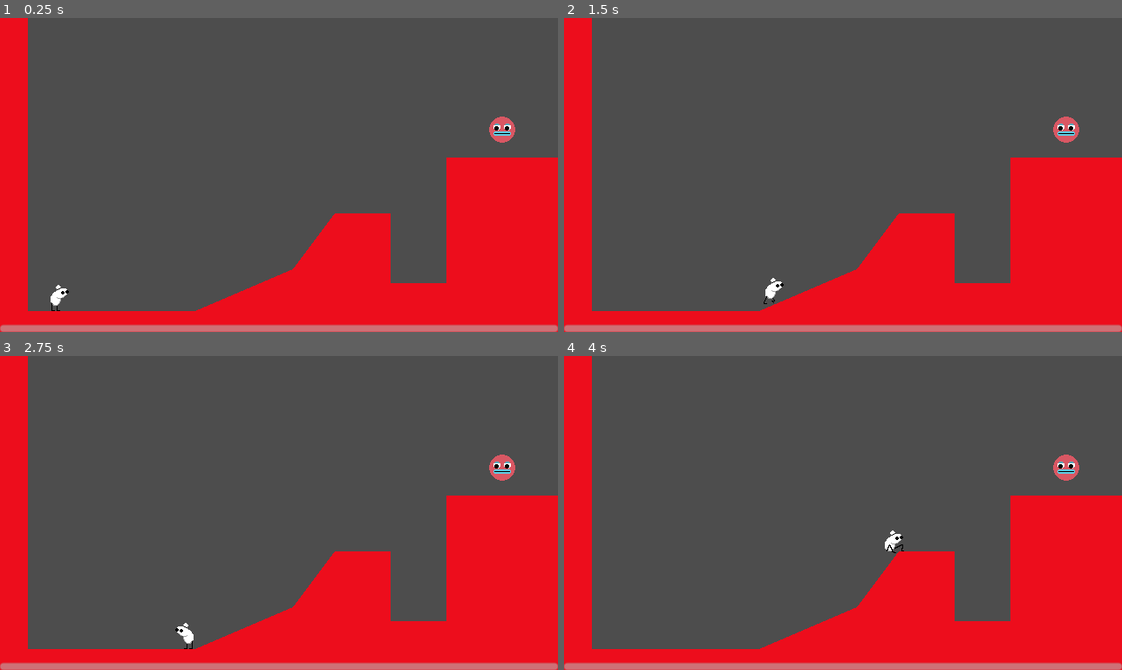
Above: before the commit, frames 1-4 (two rows, left to right).
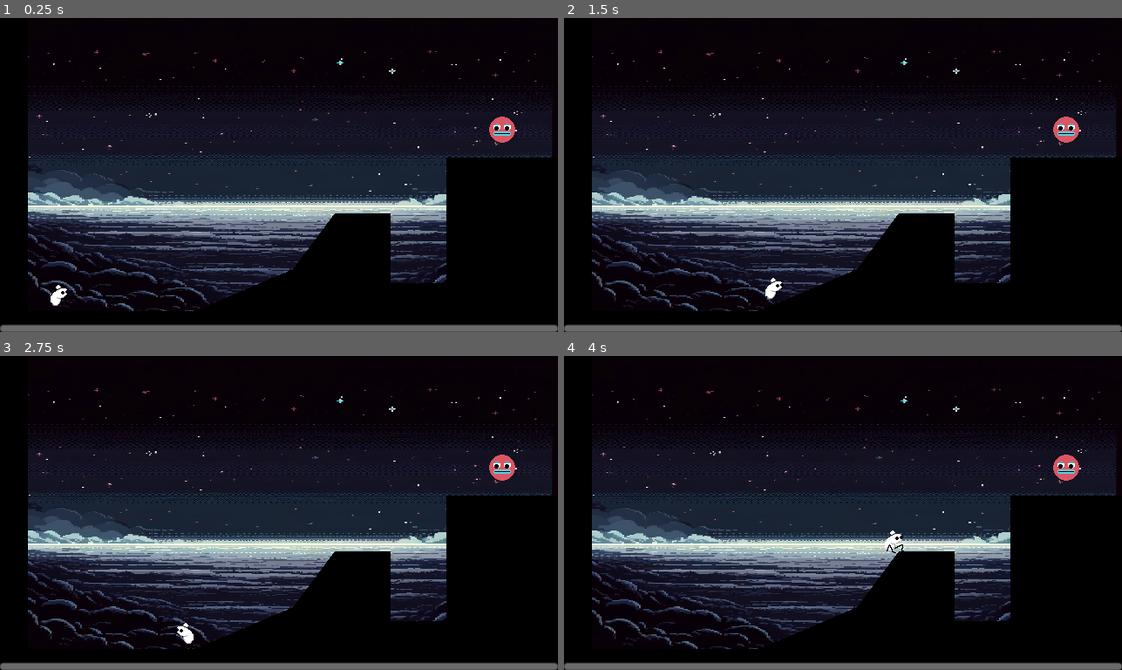
Above: after the commit, the same moments.

Repository: Amshaei/PracticePlatformer
Game: Godot game, scene res://world.tscn
The game is run twice, just before and just after one commit, with the same random seed, the same clock (stepped at 60 frames per second) and the same inputs.
Inputs:
- Up to frame 1 (0.25 s): no input
- Up to frame 2 (1.5 s): tap Enter (ui_accept) at 0.5, 0.77 s; hold Right (ui_right) from 0.53 s (still down)
- Up to frame 3 (2.75 s): tap Enter (ui_accept) at 1.52 s; release Right (ui_right) at 2.03 s; hold Left (ui_left) from 2.03 s (still down)
- Up to frame 4 (4 s): release Left (ui_left) at 2.78 s; hold Right (ui_right) from 2.78 s (still down); tap Enter (ui_accept) at 3.02, 3.77 s

The runs differ from the first frame. In frame 1, 99% of the frame differs, in the area x 0-100%, y 0-100%; in frame 2, 99%; in frame 3, 99%; in frame 4, 99%.

Commit message:
- refactored code - changed level switching functionality - added a background image

Diff:
--- a/LevelSwitch.gd
+++ b/LevelSwitch.gd
@@ -1,27 +1,35 @@
 extends Area2D
 
-# Add a Timer node to your scene and set its wait time to a very small value.
-@onready var timer = Timer.new()
-@onready var hud = get_tree().current_scene.get_node("Hud")
+var levels = []
+var current_level_index = 0
+
+@onready var current_level = $"../Start"
+@onready var player = $"../Player"
 
 func _ready():
-	add_child(timer)
 	var callable = Callable(self, "_on_body_entered")
 	connect("body_entered", callable)
 
+	var dir = DirAccess.open("res://levels/level_switching/")
+	if dir:
+		dir.list_dir_begin()
+		var file_name = dir.get_next()
+		while file_name != "":
+			if file_name.ends_with(".tscn"):
+				var level = {
+					"scene": load("res://levels/level_switching/" + file_name),
+					"player_position": Vector2(32, 0)  # replace with the desired player position
+				}
+				levels.append(level)
+			file_name = dir.get_next()
+
 func _on_body_entered(body):
 	if body.name == "Player":
-		timer.start(0.001)  # Start the timer
-		await timer.timeout  # Wait for the timer to timeout
-		var new_level_path = get_tree().current_scene.next_level
-		var new_level_resource = load(new_level_path)
-		if new_level_resource is PackedScene:
-			var new_level = new_level_resource.instantiate()
-			# Add the new level to the scene tree before getting the 'Hud' node.
-			get_tree().root.add_child(new_level)
-			# Get the 'Hud' node from the new level.
-			var hud = new_level.get_node("Hud")
-			# Initialize the 'Hud' node.
-			var current_scene = get_tree().current_scene
-			body.queue_free()  # Destroy the player
-			current_scene.queue_free()
+		if current_level_index < levels.size():
+			var level = levels[current_level_index]
+			var scene = level["scene"].instantiate()
+			current_level.queue_free()
+			get_tree().get_root().add_child(scene)
+			current_level = scene
+			player.position = level["player_position"]
+			current_level_index += 1
--- a/levels/level1.tscn
+++ b/levels/level_switching/level1.tscn
@@ -1,6 +1,6 @@
 [gd_scene load_steps=2 format=3 uid="uid://dpxq1ksamsw6q"]
 
-[ext_resource type="Script" path="res://levels/level1.gd" id="1_e8kco"]
+[ext_resource type="Script" path="res://levels/level_switching/level1.gd" id="1_e8kco"]
 
 [node name="Level1" type="Node2D"]
 script = ExtResource("1_e8kco")
@@ -11,4 +11,4 @@
 polygon = PackedVector2Array(0, 0, 16, 0, 16, 168, 40, 168, 128, 128, 168, 56, 152, 152, 192, 152, 192, 112, 224, 112, 224, 152, 256, 152, 256, 80, 304, 80, 304, 80, 320, 80, 320, 184, 0, 184)
 
 [node name="Polygon2D" type="Polygon2D" parent="StaticBody2D/CollisionPolygon2D"]
-color = Color(0.137255, 0.137255, 0.137255, 1)
+color = Color(0, 0, 0, 1)
--- a/levels/level2.tscn
+++ b/levels/level_switching/level2.tscn
@@ -1,6 +1,6 @@
 [gd_scene load_steps=2 format=3 uid="uid://cocb6k5m32lb0"]
 
-[ext_resource type="Script" path="res://levels/level2.gd" id="1_ig35o"]
+[ext_resource type="Script" path="res://levels/level_switching/level2.gd" id="1_ig35o"]
 
 [node name="level2" type="Node2D"]
 script = ExtResource("1_ig35o")
@@ -8,7 +8,7 @@
 [node name="StaticBody2D" type="StaticBody2D" parent="."]
 
 [node name="CollisionPolygon2D" type="CollisionPolygon2D" parent="StaticBody2D"]
-polygon = PackedVector2Array(0, 0, 16, 0, 16, 168, 224, 152, 224, 152, 256, 152, 256, 80, 304, 80, 304, 80, 320, 80, 320, 184, 0, 184)
+polygon = PackedVector2Array(0, 0, 16, 0, 16, 168, 255, 168, 256, 80, 304, 80, 304, 80, 320, 80, 320, 184, 0, 184)
 
 [node name="Polygon2D" type="Polygon2D" parent="StaticBody2D/CollisionPolygon2D"]
-color = Color(0.929412, 0.0509804, 0.113725, 1)
+color = Color(0, 0, 0, 1)
--- a/world.gd
+++ b/world.gd
@@ -1,7 +1,7 @@
 extends Node2D
 
-@onready var polygon_2d = $StaticBody2D/CollisionPolygon2D/Polygon2D
-@onready var collision_polygon_2d = $StaticBody2D/CollisionPolygon2D
+@onready var polygon_2d = $Start/CollisionPolygon2D/Polygon2D
+@onready var collision_polygon_2d = $Start/CollisionPolygon2D
 
 func _ready():
 	polygon_2d.polygon = collision_polygon_2d.polygon
--- a/world.tscn
+++ b/world.tscn
@@ -1,20 +1,26 @@
-[gd_scene load_steps=5 format=3 uid="uid://b5bjq7ehfbsvd"]
+[gd_scene load_steps=6 format=3 uid="uid://b5bjq7ehfbsvd"]
 
 [ext_resource type="Script" path="res://world.gd" id="1_w3ooc"]
 [ext_resource type="PackedScene" uid="uid://dw2pn6da4hoxn" path="res://player.tscn" id="2_ecprg"]
 [ext_resource type="PackedScene" uid="uid://dr8hj64sj0fv" path="res://levels/level_switch.tscn" id="3_oiqoh"]
 [ext_resource type="PackedScene" uid="uid://ctoutsuhp45ks" path="res://levels/hud/HUD.tscn" id="4_nnan4"]
+[ext_resource type="Texture2D" uid="uid://dbf60333yf5vj" path="res://assets/ai-bg-0.png" id="5_rkv53"]
 
 [node name="World" type="Node2D"]
 script = ExtResource("1_w3ooc")
 
-[node name="StaticBody2D" type="StaticBody2D" parent="."]
+[node name="Background" type="Sprite2D" parent="."]
+position = Vector2(160, 92)
+scale = Vector2(0.3125, 0.179687)
+texture = ExtResource("5_rkv53")
 
-[node name="CollisionPolygon2D" type="CollisionPolygon2D" parent="StaticBody2D"]
+[node name="Start" type="StaticBody2D" parent="."]
+
+[node name="CollisionPolygon2D" type="CollisionPolygon2D" parent="Start"]
 polygon = PackedVector2Array(0, 0, 16, 0, 16, 168, 64, 168, 112, 168, 168, 144, 192, 112, 224, 112, 224, 152, 256, 152, 256, 80, 304, 80, 304, 80, 320, 80, 320, 184, 0, 184)
 
-[node name="Polygon2D" type="Polygon2D" parent="StaticBody2D/CollisionPolygon2D"]
-color = Color(0.929412, 0.0509804, 0.113725, 1)
+[node name="Polygon2D" type="Polygon2D" parent="Start/CollisionPolygon2D"]
+color = Color(0, 0, 0, 1)
 
 [node name="Player" parent="." instance=ExtResource("2_ecprg")]
 position = Vector2(32, 144)
Binary file added: assets/ai-bg-0.png
Not shown, added: assets/ai-bg-0.png.import
Renamed: levels/level1.gd -> levels/level_switching/level1.gd
Renamed: levels/level2.gd -> levels/level_switching/level2.gd
